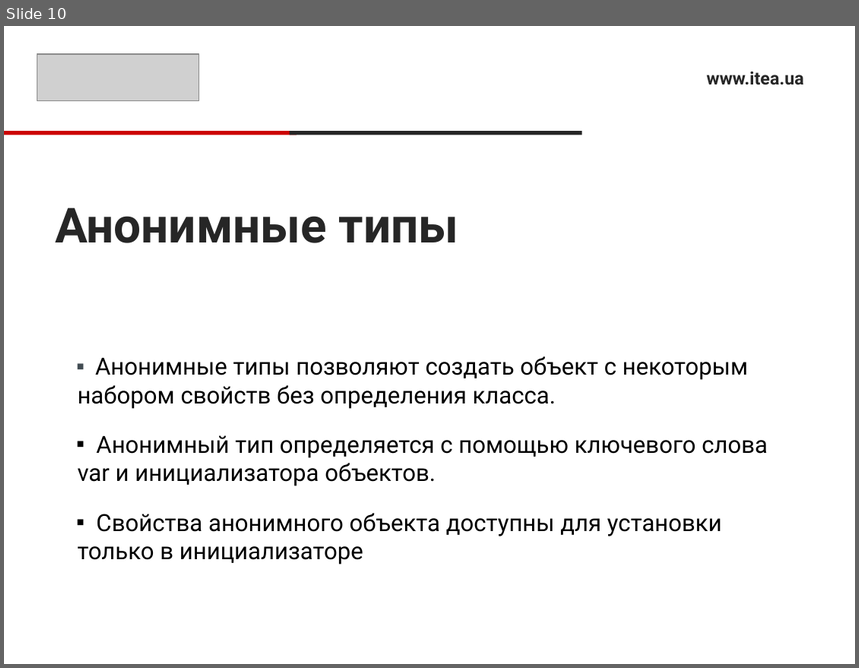
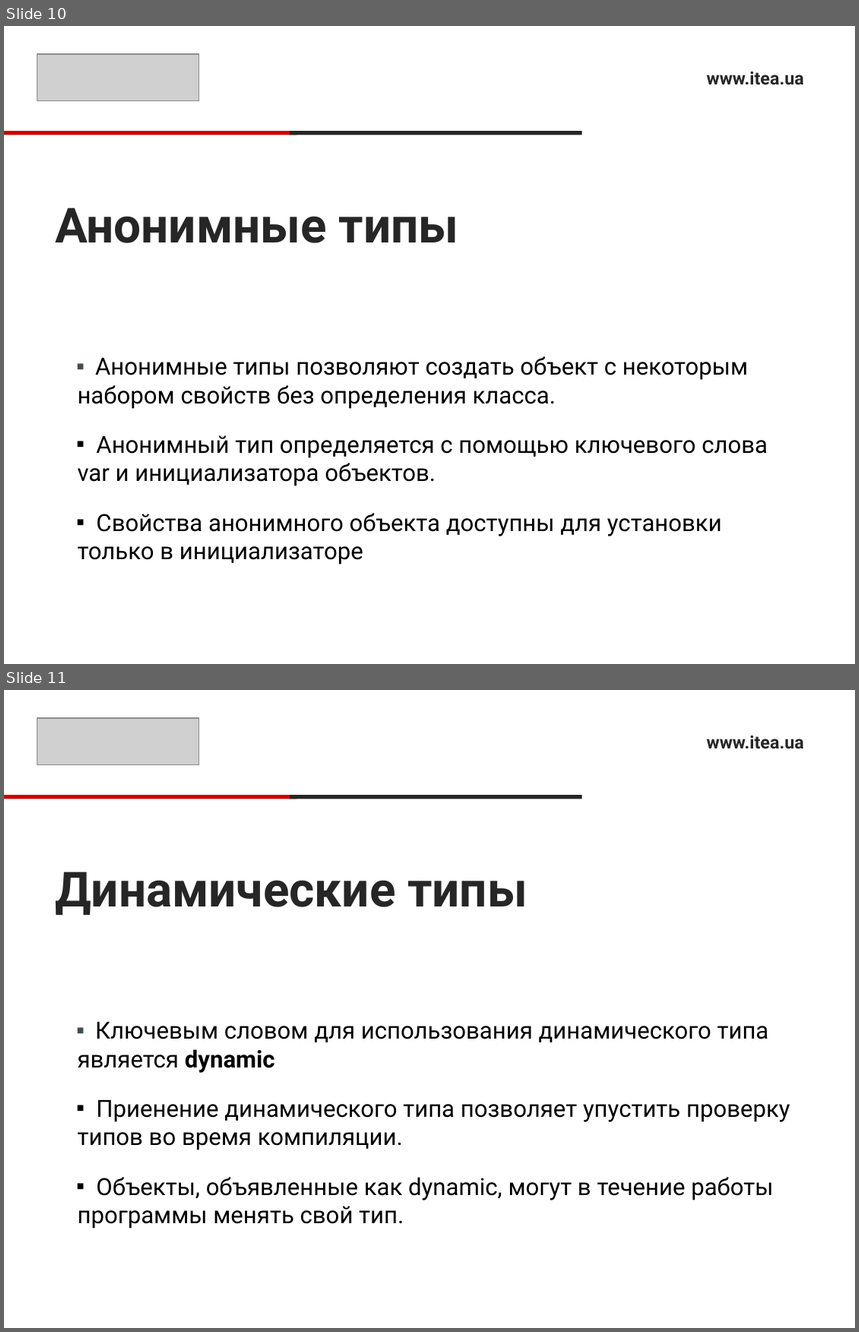
Before and after one commit to Ryabik/CSharpProfessional, a slide deck: 5.LINQ/LINQ.pptx. Shown one above the other, each under a label of ours: slide 10 before the commit, slides 10 and 11 after it. The pictures are 859x668 and 859x1332 pixels, drawn with LibreOffice and Linux fonts; fonts in the diff are those of the drawing; grey boxes stand for pictures. Boxes give left, top, right and bottom in pixels: in the first picture for what was removed or moved away, otherwise in the second. Text is boxed around its words. In the diff, an @@ line names an element or a change of style, - is before the commit and + after.

```diff
--- a/5.LINQ/LINQ.pptx
+++ b/5.LINQ/LINQ.pptx
@@ slide 11 added at <box>4,690,855,1328</box>, background #FFFFFF @@
@@ picture added at <box>37,718,199,765</box> @@
@@ text added at <box>707,736,804,749</box>, 15 pt, text #262626, bold @@
+www.itea.ua
@@ rectangle added at <box>4,795,297,799</box>, fill #CC0000 @@
@@ rectangle added at <box>289,795,582,799</box>, fill #262626 @@
@@ title added at <box>55,872,527,915</box>, 41 pt, text #262626, bold @@
+Динамические типы
@@ text added at <box>78,1022,791,1229</box>, 20 pt, text #000000 @@
+▪ Ключевым словом для использования динамического типа является dynamic
+▪ Приенение динамического типа позволяет упустить проверку типов во время компиляции.
+▪ Объекты, объявленные как dynamic, могут в течение работы программы менять свой тип.
```
Also in this commit, not shown: 4 other files.
